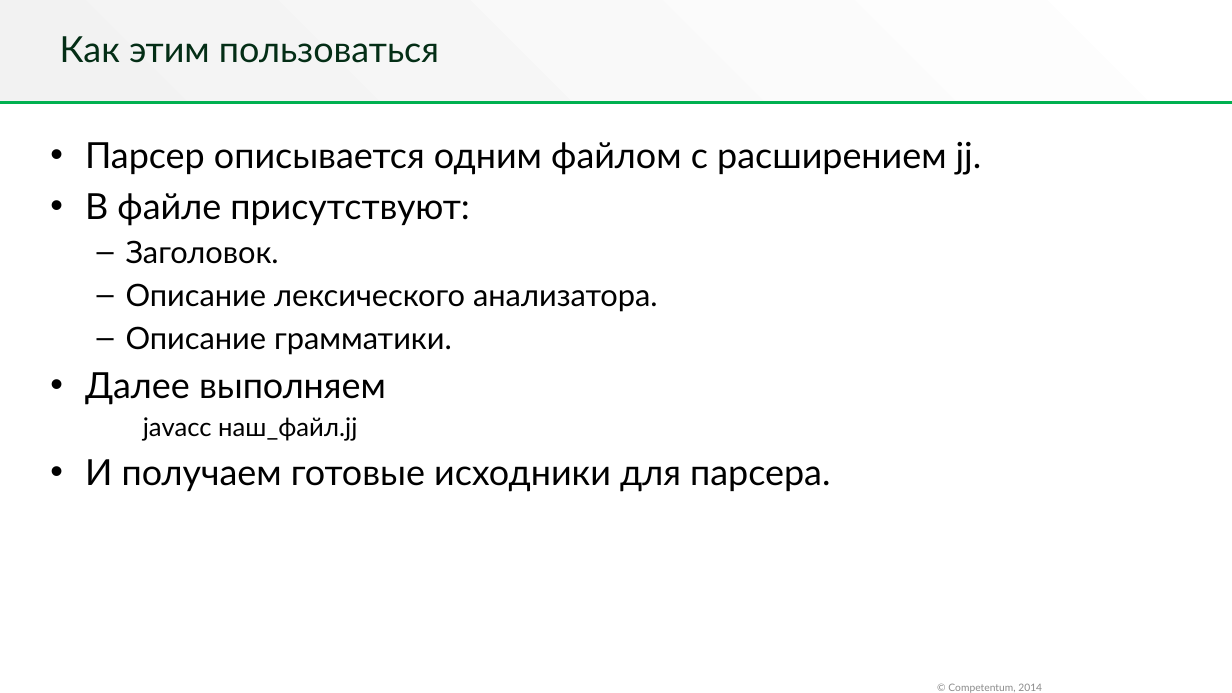
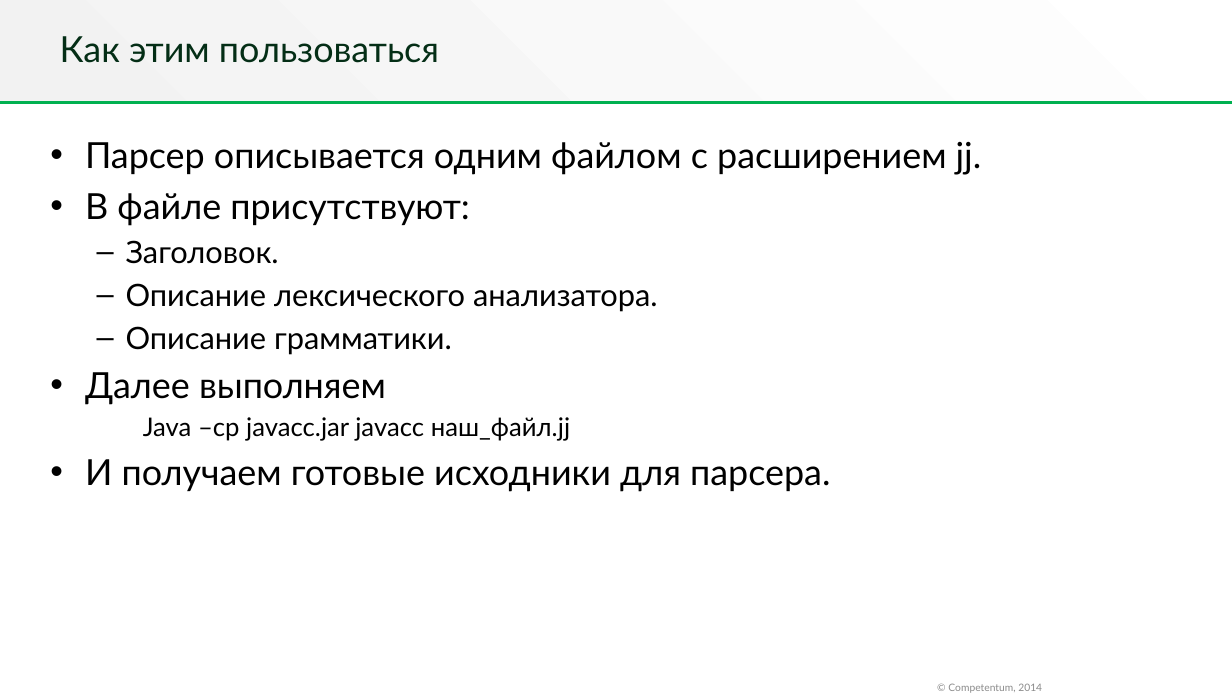
Before and after one commit to MIOB/JavaCC-Demo, a slide deck: slide 11 of JavaCC.pptx. Drawn at 1232x693 pixels with LibreOffice and Linux fonts; fonts in the diff are those of the drawing; background and template pictures are left out. Boxes give left, top, right and bottom in pixels: in the first picture for what was removed or moved away, otherwise in the second. Text is boxed around its words. In the diff, an @@ line names an element or a change of style, - is before the commit and + after.

```diff
--- a/JavaCC.pptx
+++ b/JavaCC.pptx
@@ text at (143, 417, 570, 441): text changed @@
-    javacc наш_файл.jj
+    Java –cp javacc.jar javacc наш_файл.jj
```
Also in this commit, not shown: 1 other slide changed, 3 slides added, 6 other files.
